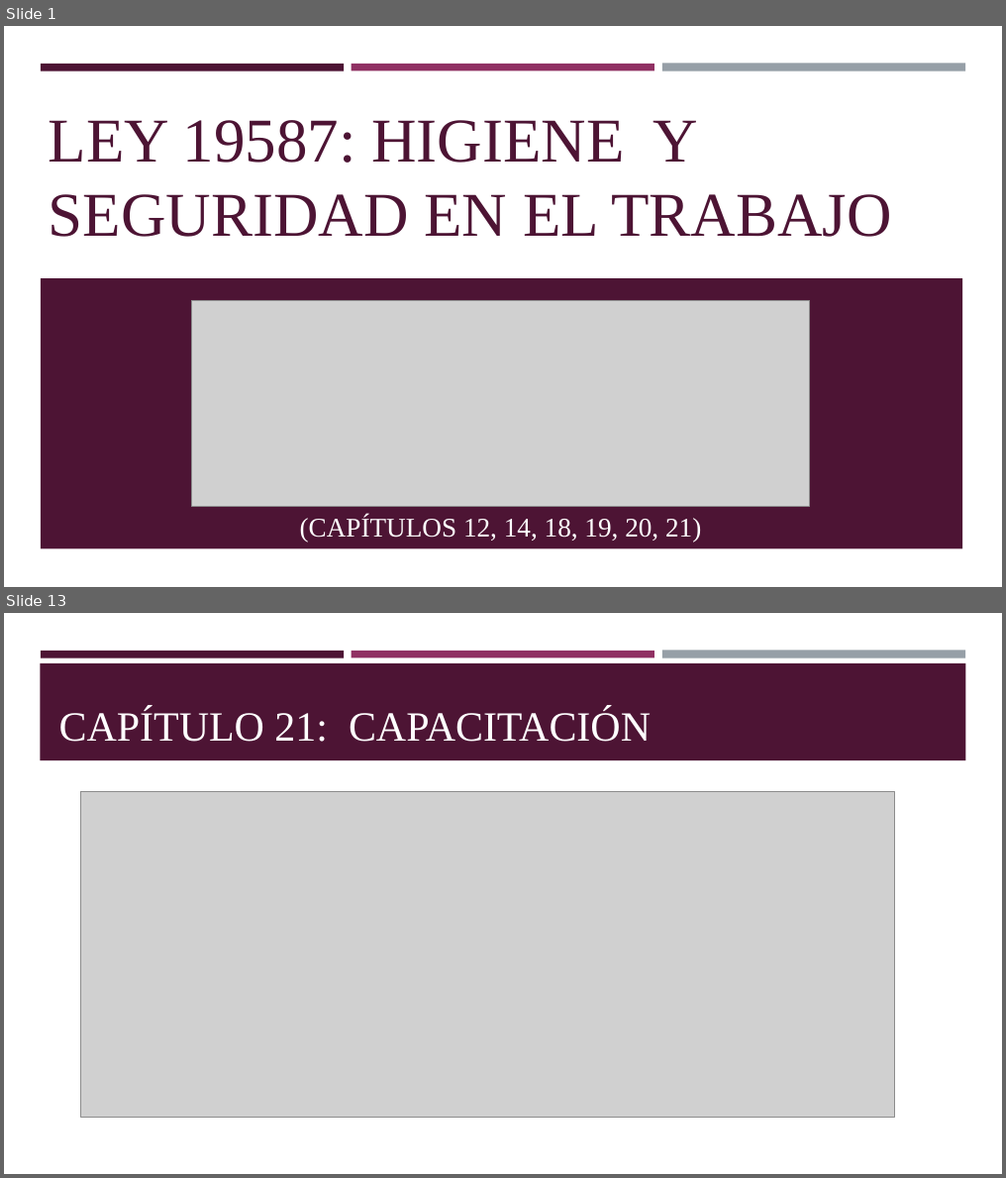
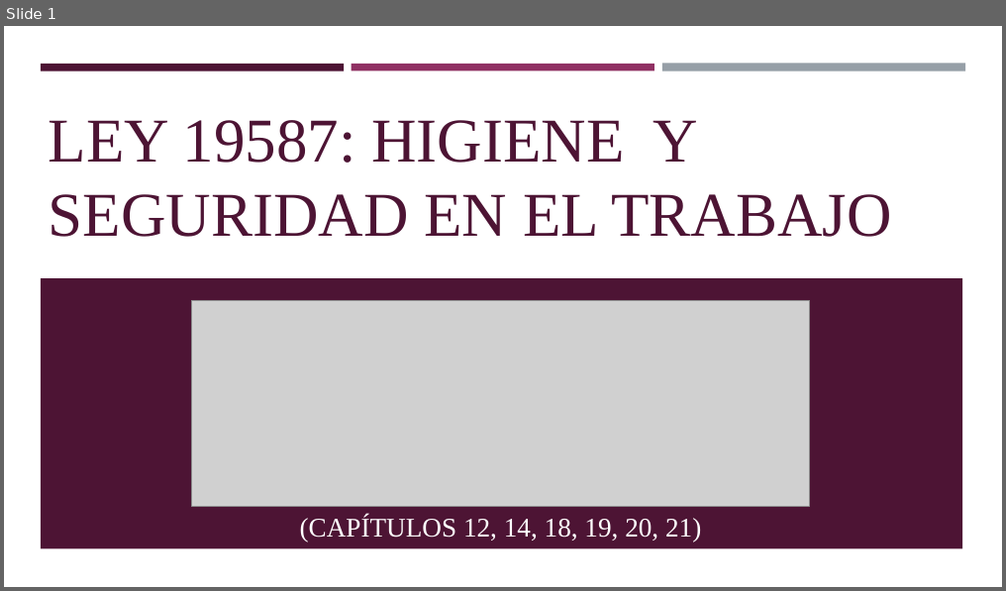
Before and after one commit to Cnsgnicole/doubik, a slide deck: TP LEY 19587 - Presentación de capítulos.pptx. Shown one above the other, each under a label of ours: slides 1 and 13 before the commit, slide 1 after it; the slides between them are not shown. The pictures are 1006x1178 and 1006x591 pixels, drawn with LibreOffice and Linux fonts; fonts in the diff are those of the drawing; grey boxes stand for pictures. Boxes give left, top, right and bottom in pixels: in the first picture for what was removed or moved away, otherwise in the second. Text is boxed around its words. In the diff, an @@ line names an element or a change of style, - is before the commit and + after.

```diff
--- a/TP LEY 19587 - Presentación de capítulos.pptx
+++ b/TP LEY 19587 - Presentación de capítulos.pptx
@@ slide 13 removed at [4, 613, 1002, 1174], background #FFFFFF; not listed: 3 template elements that a slide beside it also shows @@
@@ rectangle removed at [40, 663, 966, 761] @@
@@ title removed at [59, 708, 650, 742] @@
-CAPÍTULO 21: CAPACITACIÓN
@@ picture removed at [81, 792, 895, 1118] @@
```
Also in this commit, not shown: 3 slides changed, 4 slides added, 8 other slides removed.
